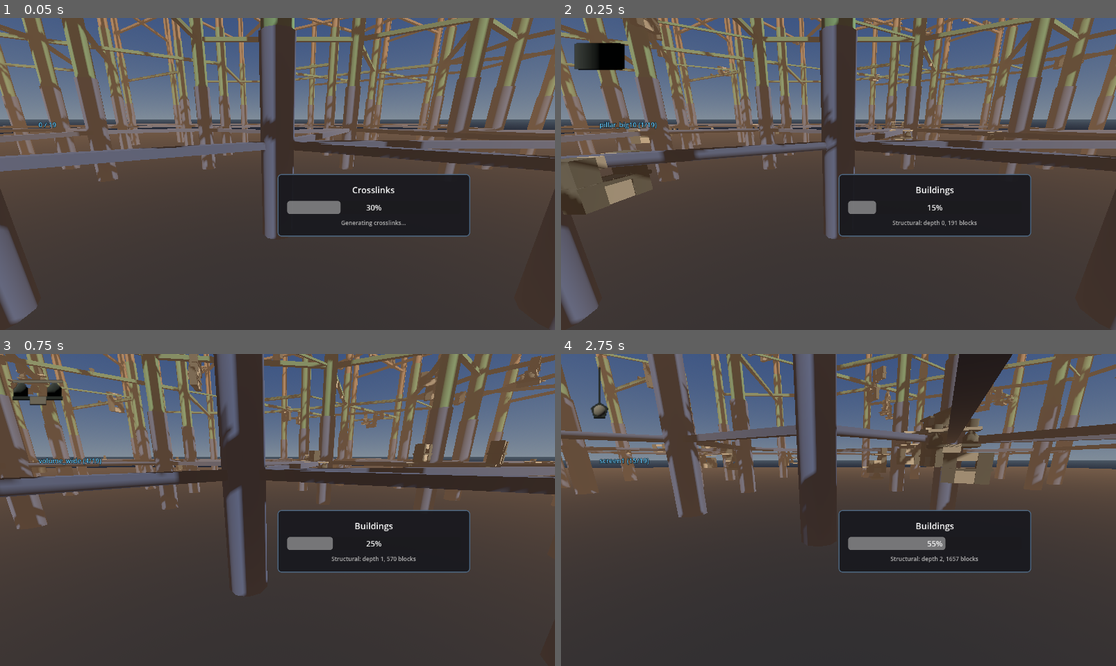
Above: before the commit, frames 1-4 (two rows, left to right).
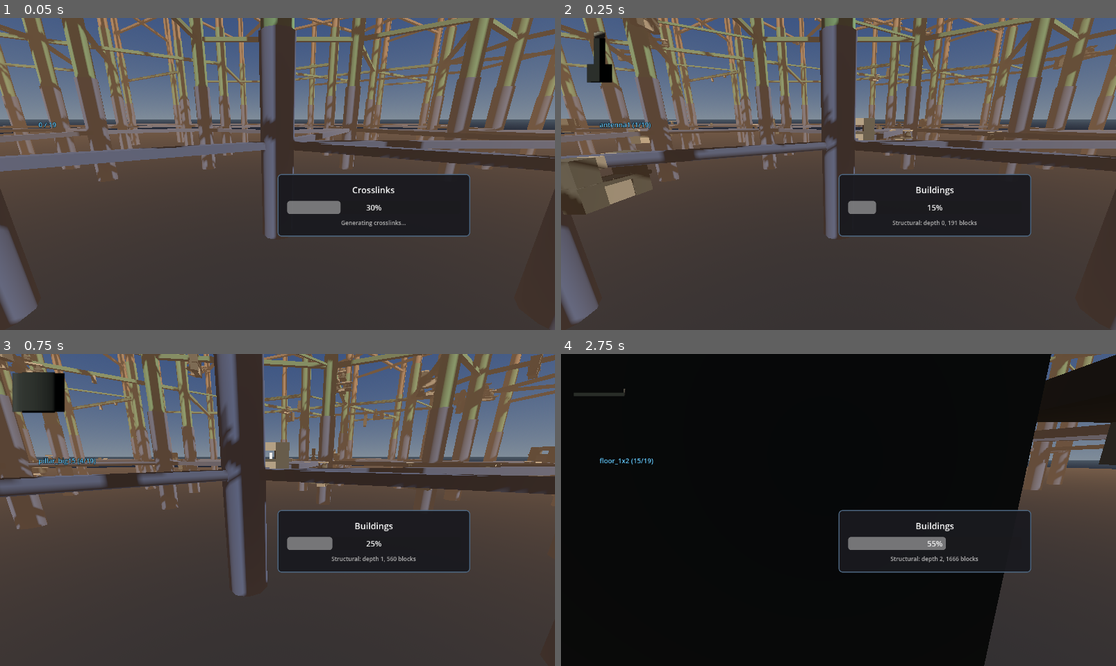
Above: after the commit, the same moments.

Repository: TaxiService/fcar
Game: Godot game, scene res://city/city_test.tscn
Same seed, same stepped clock (60 frames per second), same inputs: the game is played once before the commit and once after it.
Inputs (mouse positions are in pixels of both pictures, inside the frame that each line leads up to):
- Up to frame 1 (0.05 s): no input
- Up to frame 2 (0.25 s): no input
- Up to frame 3 (0.75 s): tap Enter at 0.5 s; move the mouse to (305, 510) at 0.52 s; hold W (forward) from 0.53 s (still down); tap Shift (boost) at 0.6 s; click (305, 510) at 0.67 s
- Up to frame 4 (2.75 s): keep holding W (forward); tap Space (jump) at 0.77, 1.52 s; move the mouse to (810, 510) at 1.27 s; tap R (confirm) at 1.35 s; move the mouse to (849, 503) at 2.02 s; tap C (crouch) at 2.1 s

Frame 1 is identical in both runs. In frame 2, 1.7% of the frame differs, in the area x 0-99%, y 0-53%; in frame 3, 4.6%; in frame 4, 79%, in the area x 0-100%, y 0-100%.

Commit message:
instead of two @export vars, implemented BLOCK_SCENE_PATHS and FUNCTIONAL_SCENE_PATHS in buildinggenerator

Diff:
--- a/city/BuildingGenerator.gd
+++ b/city/BuildingGenerator.gd
@@ -25,8 +25,31 @@
 var _functional_blocks: Array[Dictionary] = []  # Gameplay blocks (spawners, POIs, etc.)
 
 # Generation settings
-@export var blocks_folder: String = "res://city/building/"
-@export var functional_folder: String = "res://city/building/functional/"
+# Block scene manifests (explicit lists for export/PCK compatibility)
+const BLOCK_SCENE_PATHS: Array = [
+	"res://city/building/antenna1.tscn",
+	"res://city/building/antenna2.tscn",
+	"res://city/building/HVAC1.tscn",
+	"res://city/building/pillar_big15.tscn",
+	"res://city/building/pillar_big15b.tscn",
+	"res://city/building/pillar_big10.tscn",
+	"res://city/building/pillar_big30.tscn",
+	"res://city/building/pillar_big30b.tscn",
+	"res://city/building/screen1.tscn",
+	"res://city/building/volume_med.tscn",
+	"res://city/building/pillar_med15.tscn",
+	"res://city/building/pillar_med10.tscn",
+	"res://city/building/floor_1x1.tscn",
+	"res://city/building/floor_1x2b.tscn",
+	"res://city/building/floor_1x2.tscn",
+	"res://city/building/floor_1x3-30.tscn",
+	"res://city/building/floor_1x3.tscn",
+	"res://city/building/volume_wide.tscn",
+]
+
+const FUNCTIONAL_SCENE_PATHS: Array = [
+	"res://city/building/functional/spawner1x1.tscn",
+]
 
 @export_category("Pass 1: Structure")
 @export var max_growth_depth: int = 5
@@ -1174,14 +1197,9 @@
 	_decoration_blocks.clear()
 	_functional_blocks.clear()
 
-	# Load main blocks folder
-	_load_blocks_from_folder(blocks_folder, false)
-
-	# Load functional blocks folder (if exists)
-	if DirAccess.dir_exists_absolute(functional_folder):
-		_load_blocks_from_folder(functional_folder, true)
-	else:
-		print("  Functional folder not found: %s (skipping)" % functional_folder)
+	# Load from preloaded manifests (DirAccess can't enumerate inside .pck archives)
+	_load_blocks_from_list(BLOCK_SCENE_PATHS, false)
+	_load_blocks_from_list(FUNCTIONAL_SCENE_PATHS, true)
 
 	print("BuildingGenerator: Loaded %d blocks (%d structural, %d decoration, %d functional)" % [
 		block_library.size(), _structural_blocks.size(), _decoration_blocks.size(), _functional_blocks.size()
@@ -1189,41 +1207,30 @@
 	_print_block_summary()
 
 
-func _load_blocks_from_folder(folder_path: String, is_functional_folder: bool):
-	var dir = DirAccess.open(folder_path)
-	if not dir:
-		push_error("BuildingGenerator: Cannot open folder: %s" % folder_path)
-		return
-
-	var folder_name = folder_path.get_file()
-	if folder_name.is_empty():
-		folder_name = folder_path.trim_suffix("/").get_file()
-
-	dir.list_dir_begin()
-	var file_name = dir.get_next()
-	while file_name != "":
-		if file_name.ends_with(".tscn"):
-			var path = folder_path + file_name
-			var scene = load(path) as PackedScene
-			if scene:
-				block_library.append(scene)
-				var instance = scene.instantiate()
-				if instance is BuildingBlock:
-					var data = _analyze_block(instance, scene, path, is_functional_folder)
-					block_data.append(data)
-
-					# Categorize - blocks can be in multiple categories
-					# Structural blocks: have SEED/STRUCTURAL/JUNCTION plugs (main building pieces)
-					# Functional blocks: have can_spawn_people OR are in functional folder
-					# Decoration blocks: have CAP plugs or are CAP type
-					if data.is_structural:
-						_structural_blocks.append(data)
-					if data.is_decoration:
-						_decoration_blocks.append(data)
-					if is_functional_folder or data.is_functional:
-						_functional_blocks.append(data)
-				instance.queue_free()
-		file_name = dir.get_next()
+func _load_blocks_from_list(scene_paths: Array, is_functional_folder: bool):
+	for path in scene_paths:
+		var scene = load(path) as PackedScene
+		if not scene:
+			push_warning("BuildingGenerator: Failed to load scene: %s" % path)
+			continue
+
+		block_library.append(scene)
+		var instance = scene.instantiate()
+		if instance is BuildingBlock:
+			var data = _analyze_block(instance, scene, path, is_functional_folder)
+			block_data.append(data)
+
+			# Categorize - blocks can be in multiple categories
+			# Structural blocks: have SEED/STRUCTURAL/JUNCTION plugs (main building pieces)
+			# Functional blocks: have can_spawn_people OR are in functional folder
+			# Decoration blocks: have CAP plugs or are CAP type
+			if data.is_structural:
+				_structural_blocks.append(data)
+			if data.is_decoration:
+				_decoration_blocks.append(data)
+			if is_functional_folder or data.is_functional:
+				_functional_blocks.append(data)
+		instance.queue_free()
 
 
 func _analyze_block(instance: BuildingBlock, scene: PackedScene, path: String, force_functional: bool = false) -> Dictionary:
